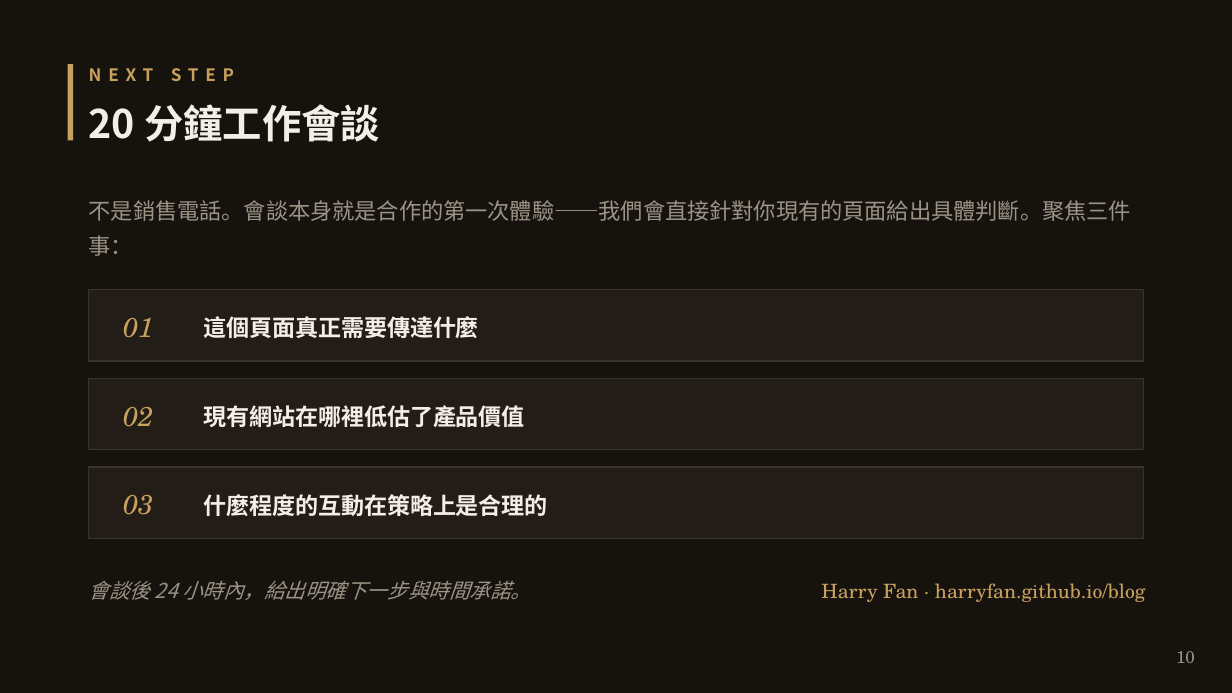
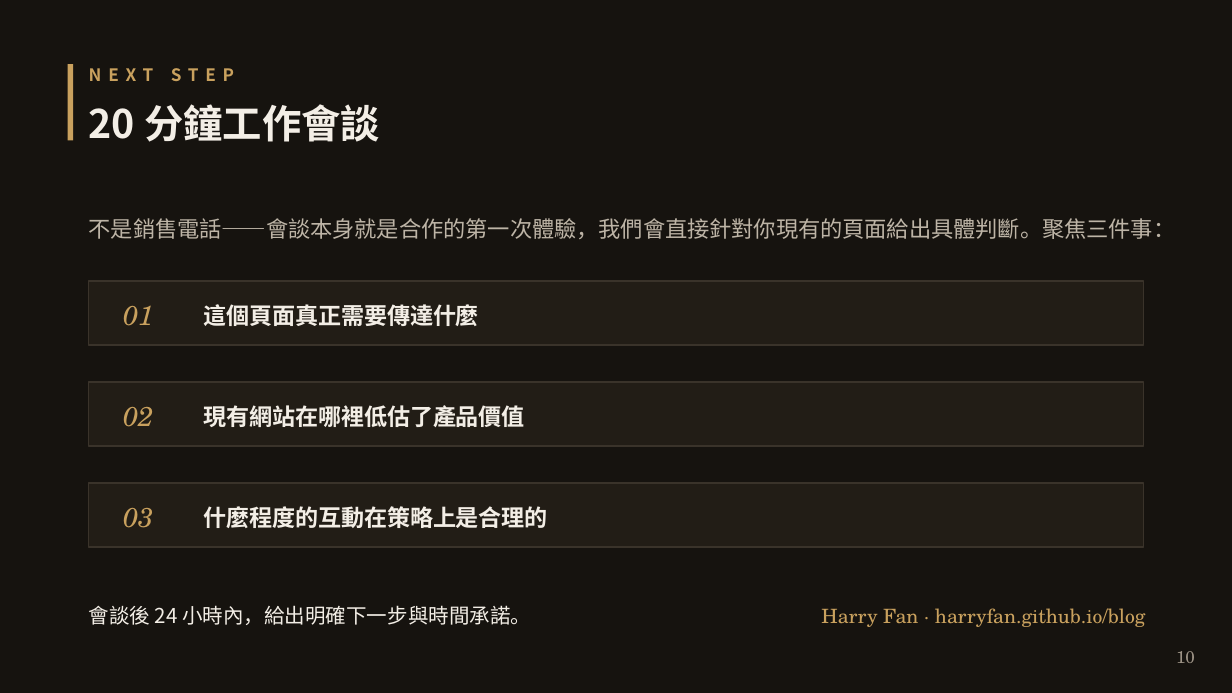
Before and after one commit to HarryFan/claude-mobile, a slide deck: slide 10 of brag-output/sales-kit/sales-kit-deck.pptx. Drawn at 1232x693 pixels with LibreOffice and Linux fonts; fonts in the diff are those of the drawing. Boxes give left, top, right and bottom in pixels: in the first picture for what was removed or moved away, otherwise in the second. Text is boxed around its words. In the diff, an @@ line names an element or a change of style, - is before the commit and + after.

Commit message:
docs(sales-kit): 更新銷售工具包簡報

```diff
--- a/brag-output/sales-kit/sales-kit-deck.pptx
+++ b/brag-output/sales-kit/sales-kit-deck.pptx
@@ text at (89,218,1176,239): text changed; text colour #9C9285 to #BDB4A6 @@
-不是銷售電話。會談本身就是合作的第一次體驗——我們會直接針對你現有的頁面給出具體判斷。聚焦三件事：
+不是銷售電話——會談本身就是合作的第一次體驗，我們會直接針對你現有的頁面給出具體判斷。聚焦三件事：
@@ rectangle: place and size @@
-rectangle at (89,290,1143,361)
+rectangle at (89,281,1143,345)
@@ text "01": place and size @@
-text "01" at (123,317,153,338)
+text "01" at (123,305,153,326)
@@ text "這個頁面真正需要傳達什麼": place and size @@
-text "這個頁面真正需要傳達什麼" at (203,316,479,338)
+text "這個頁面真正需要傳達什麼" at (203,304,479,326)
@@ rectangle: place and size @@
-rectangle at (89,378,1143,450)
+rectangle at (89,382,1143,446)
@@ rectangle: place and size @@
-rectangle at (89,467,1143,538)
+rectangle at (89,483,1143,547)
@@ text "03": place and size @@
-text "03" at (123,495,153,515)
+text "03" at (123,508,153,528)
@@ text "什麼程度的互動在策略上是合理的": place and size @@
-text "什麼程度的互動在策略上是合理的" at (203,494,548,516)
+text "什麼程度的互動在策略上是合理的" at (203,506,548,528)
@@ text "會談後 24 小時內，給出明確下一步與時間承諾。": place and size @@
-text "會談後 24 小時內，給出明確下一步與時間承諾。" at (89,581,531,600)
+text "會談後 24 小時內，給出明確下一步與時間承諾。" at (89,605,531,625)
@@ text "會談後 24 小時內，給出明確下一步與時間承諾。" at (89,605,531,625): text colour #9C9285 to #F3EEE6, italic off @@
@@ text "Harry Fan · harryfan.github.io/blog": place and size @@
-text "Harry Fan · harryfan.github.io/blog" at (821,583,1146,602)
+text "Harry Fan · harryfan.github.io/blog" at (821,608,1146,627)
```
Also in this commit, not shown: 9 other slides changed.
